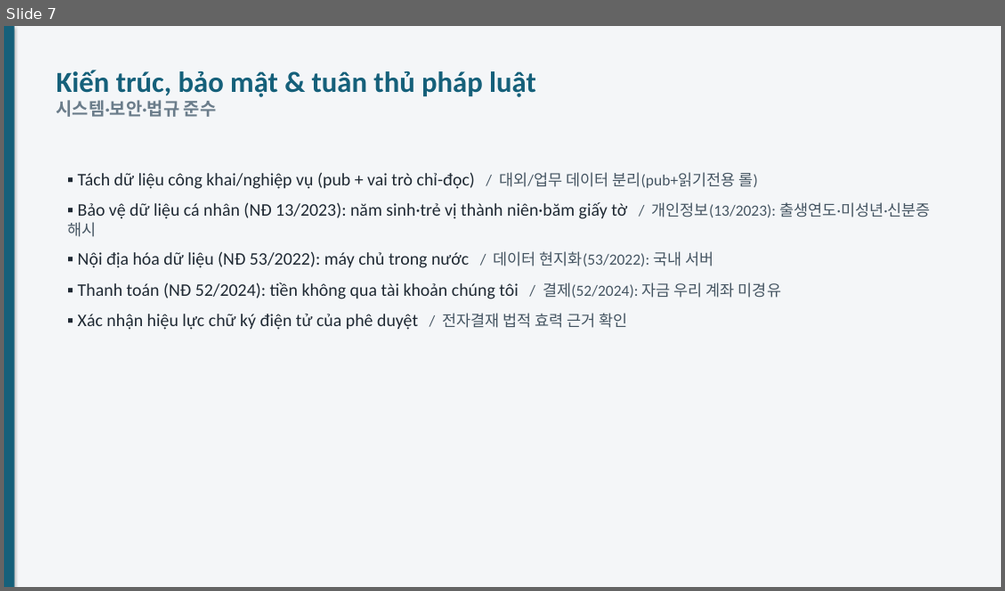
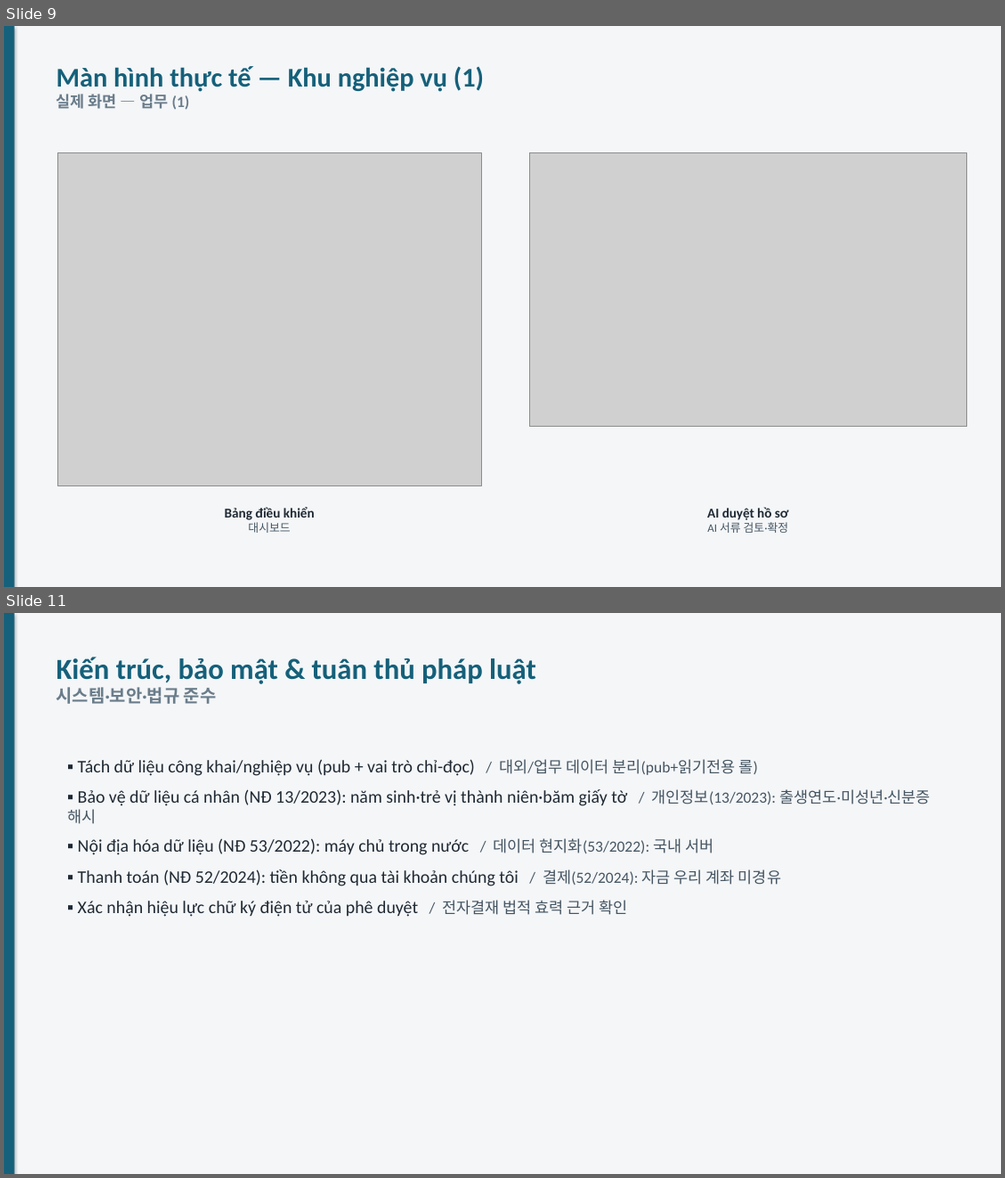
Before and after one commit to Weviko/VSP, a slide deck: docs/VSP-사업계획-슬라이드.pptx. Shown one above the other, each under a label of ours: slide 7 before the commit, slides 9 and 11 after it; the slides between them are not shown. The pictures are 1005x591 and 1005x1178 pixels, drawn with LibreOffice and Linux fonts; fonts in the diff are those of the drawing; grey boxes stand for pictures. Boxes give left, top, right and bottom in pixels: in the first picture for what was removed or moved away, otherwise in the second. Text is boxed around its words. In the diff, an @@ line names an element or a change of style, - is before the commit and + after.

```diff
--- a/docs/VSP-사업계획-슬라이드.pptx
+++ b/docs/VSP-사업계획-슬라이드.pptx
@@ slide 9 added at (4,26,1001,587), background #F4F6F8 @@
@@ rectangle added at (4,26,15,587), fill #15607A @@
@@ text added at (57,66,484,110), 26 pt, text #15607A, bold @@
+Màn hình thực tế — Khu nghiệp vụ (1)
+실제 화면 — 업무 (1)
@@ picture added at (57,153,481,486) @@
@@ picture added at (530,153,967,426) @@
@@ text added at (225,507,315,532), 13 pt, text #1F2933, bold @@
+Bảng điều khiển
+대시보드
@@ text added at (707,507,789,532), 13 pt, text #1F2933, bold @@
+AI duyệt hồ sơ
+AI 서류 검토·확정
@@ what was slide 7 is now slide 11 @@
```
Also in this commit, not shown: 3 other slides added.
